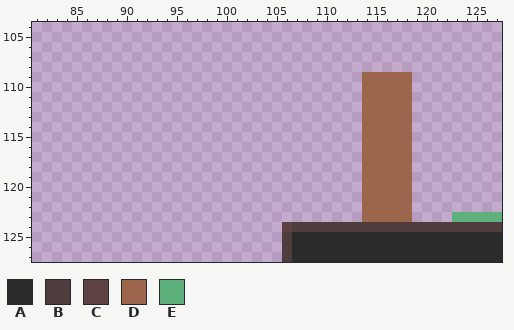
Two states of a sprite sheet, _Res/Map Backup/-1_0_1.png. The picture above is the old version.
The file is 128x128 pixels. Shown: x 81..127, y 104..127.
Palette (. is transparent): A #2c2b2b  B #4f3c3c  C #5c4242  D #9c664c  E #5eb17a
Pixels before, first column x 106:
109 ........DDDDD.........
110 ........DDDDD.........
111 ........DDDDD.........
112 ........DDDDD.........
113 ........DDDDD.........
114 ........DDDDD.........
115 ........DDDDD.........
116 ........DDDDD.........
117 ........DDDDD.........
118 ........DDDDD.........
119 ........DDDDD.........
120 ........DDDDD.........
121 ........DDDDD.........
122 ........DDDDD.........
123 ........DDDDD....EEEEE
124 CBBBBBBBBBBBBBBBBBBBBB
125 BAAAAAAAAAAAAAAAAAAAAA
126 BAAAAAAAAAAAAAAAAAAAAA
127 BAAAAAAAAAAAAAAAAAAAAA
Now the later version:
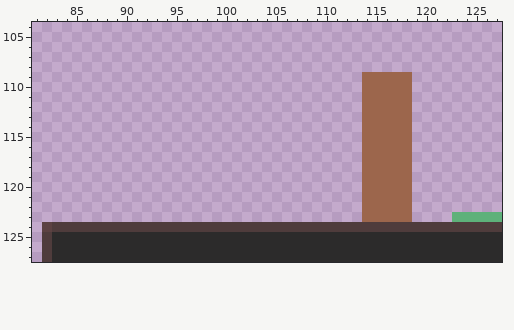
Change:
The edit adds colour A in rows 125 to 127 at x 83 to 105.
Colour B gives way to colour A in rows 125 to 127 at x 106.
The edit adds colour B in row 124 at x 83 to 105; in rows 125 to 127 at x 82.
Colour C gives way to colour B in row 124 at x 106.
The edit adds colour C in row 124 at x 82.
